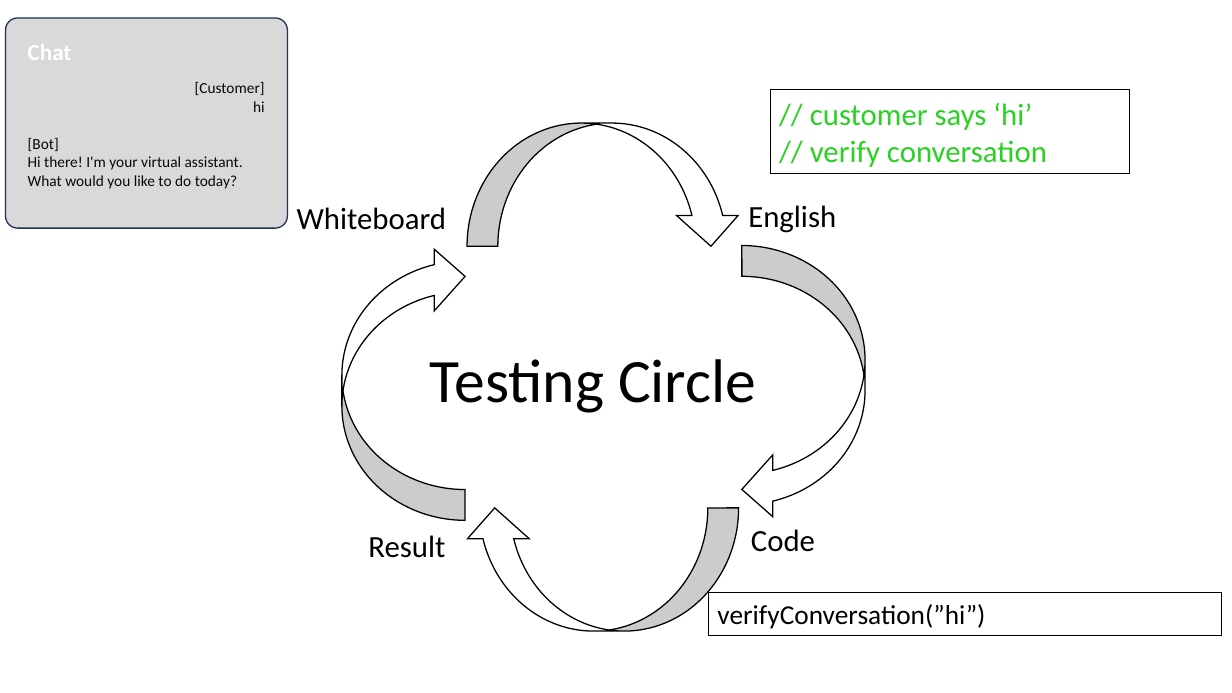
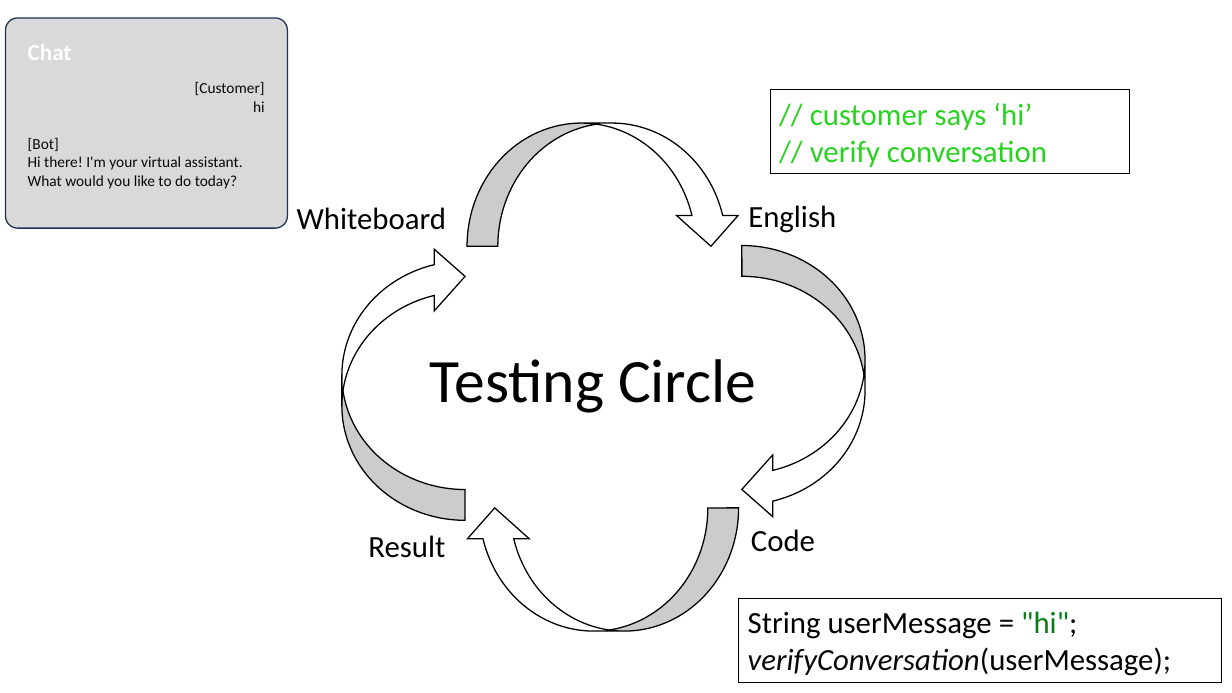
Before and after one commit to LearnWithLlew/TestingBetterWithApprovals.Slides, a slide deck: slide 13 of slides/Testing Better with Approvals.pptx. Drawn at 1232x693 pixels with LibreOffice and Linux fonts; fonts in the diff are those of the drawing. Boxes give left, top, right and bottom in pixels: in the first picture for what was removed or moved away, otherwise in the second. Text is boxed around its words. In the diff, an @@ line names an element or a change of style, - is before the commit and + after.

```diff
--- a/slides/Testing Better with Approvals.pptx
+++ b/slides/Testing Better with Approvals.pptx
@@ rectangle removed at box(709, 593, 1223, 636) @@
-verifyConversation(”hi”)
@@ rectangle added at box(738, 598, 1222, 682), fill #FFFFFF, outline #000000 0.75 pt, 24 pt, text #000000 @@
+String userMessage = "hi";
+verifyConversation(userMessage);
```
Also in this commit, not shown: 3 other slides changed.
